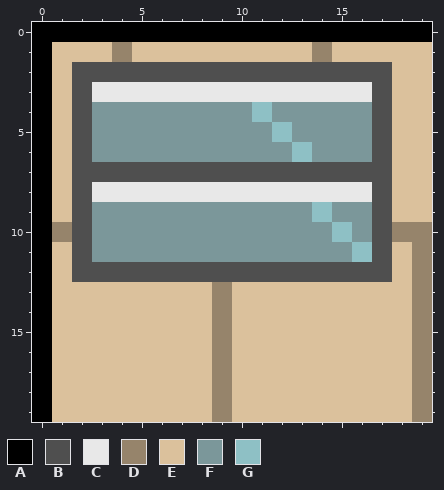
A pixel-art sprite gets an edit: data/sprites/H.png. The picture above is the old version.
The file is 60x60 pixels, drawn in blocks of 3x3; one block is one cell here.
Palette (. is transparent): A #000000  B #4f4f4f  C #e8e8e8  D #96846b  E #dbc19c  F #7b979a  G #8ec0c5
Pixels before, first column x 0:
 0 AAAAAAAAAAAAAAAAAAAA
 1 AEEEDEEEEEEEEEDEEEEE
 2 AEBBBBBBBBBBBBBBBBEE
 3 AEBCCCCCCCCCCCCCCBEE
 4 AEBFFFFFFFFGFFFFFBEE
 5 AEBFFFFFFFFFGFFFFBEE
 6 AEBFFFFFFFFFFGFFFBEE
 7 AEBBBBBBBBBBBBBBBBEE
 8 AEBCCCCCCCCCCCCCCBEE
 9 AEBFFFFFFFFFFFGFFBEE
10 ADBFFFFFFFFFFFFGFBDD
11 AEBFFFFFFFFFFFFFGBED
12 AEBBBBBBBBBBBBBBBBED
13 AEEEEEEEEDEEEEEEEEED
14 AEEEEEEEEDEEEEEEEEED
15 AEEEEEEEEDEEEEEEEEED
16 AEEEEEEEEDEEEEEEEEED
17 AEEEEEEEEDEEEEEEEEED
18 AEEEEEEEEDEEEEEEEEED
19 AEEEEEEEEDEEEEEEEEED
After:
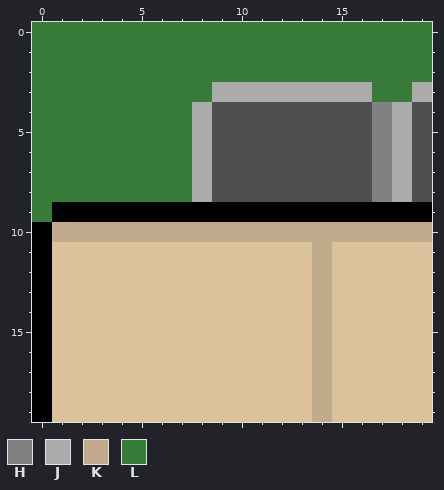
Colours new in this view: H #818181  J #ababab  K #c1ab8d  L #377c39
Edits made:
Changed rows in their new state; - is an unchanged pixel.
first column x 0:
 0 LLLLLLLLLLLLLLLLLLLL
 1 LLLLLLLLLLLLLLLLLLLL
 2 LLLLLLLLLLLLLLLLLLLL
 3 LLLLLLLLLJJJJJJJJLLJ
 4 LLLLLLLLJBBBBBBBBHJB
 5 LLLLLLLLJBBBBBBBBHJB
 6 LLLLLLLLJBBBBBBBBHJB
 7 LLLLLLLLJ--------HJB
 8 LLLLLLLLJBBBBBBBBHJB
 9 LAAAAAAAAAAAAAAAAAAA
10 -KKKKKKKKKKKKKKKKKKK
11 --EEEEEEEEEEEEKEEE-E
12 --EEEEEEEEEEEEKEEE-E
13 ---------E----K----E
14 ---------E----K----E
15 ---------E----K----E
16 ---------E----K----E
17 ---------E----K----E
18 ---------E----K----E
19 ---------E----K----E
Where, in picture pixels (left, top, right, bottom), the same in both pictures:
changed: (32, 22, 432, 422)
